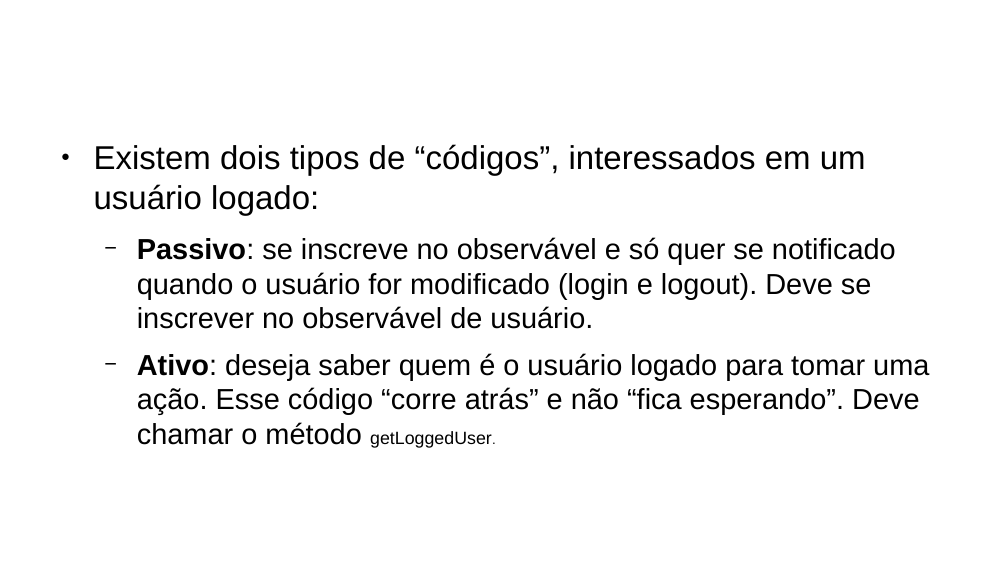
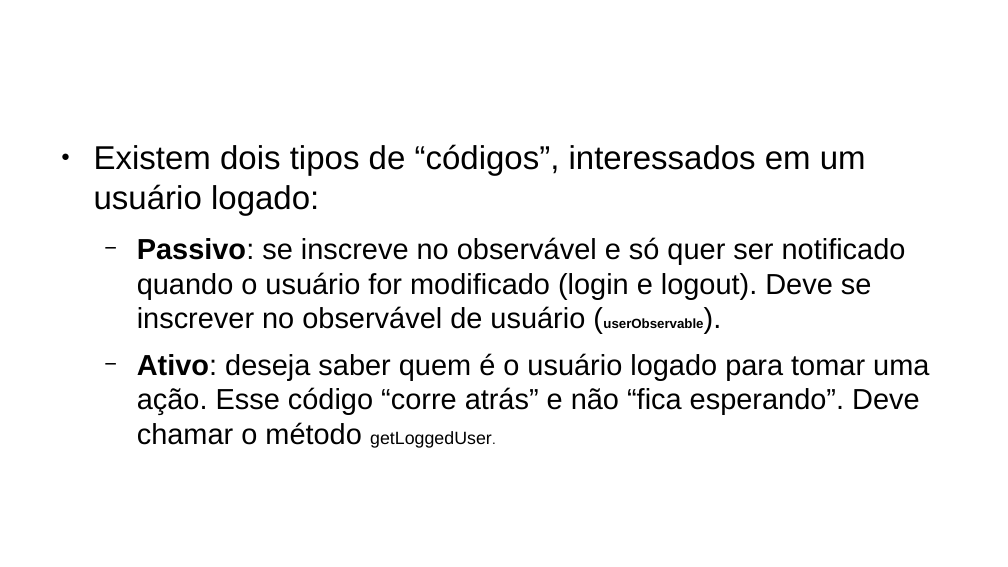
Before and after one commit to CCastro01/PIW-2019_1, a slide deck: slide 56 of SLIDES/14 - Refatoração do Projeto CRUD.odp (slide 55 before the commit). Drawn at 1008x567 pixels with LibreOffice and Linux fonts; fonts in the diff are those of the drawing; background and template pictures are left out. Boxes give left, top, right and bottom in pixels: in the first picture for what was removed or moved away, otherwise in the second. Text is boxed around its words. In the diff, an @@ line names an element or a change of style, - is before the commit and + after.

```diff
--- a/SLIDES/14 - Refatoração do Projeto CRUD.odp
+++ b/SLIDES/14 - Refatoração do Projeto CRUD.odp
@@ text at (137,237,906,329): text changed @@
-  − Passivo: se inscreve no observável e só quer se notificado quando o usuário for modificado (login e logout). Deve se inscrever no observável de usuário.
+  − Passivo: se inscreve no observável e só quer ser notificado quando o usuário for modificado (login e logout). Deve se inscrever no observável de usuário (userObservable).
```
Also in this commit, not shown: 23 other slides changed, 1 slide added, 27 other files.
